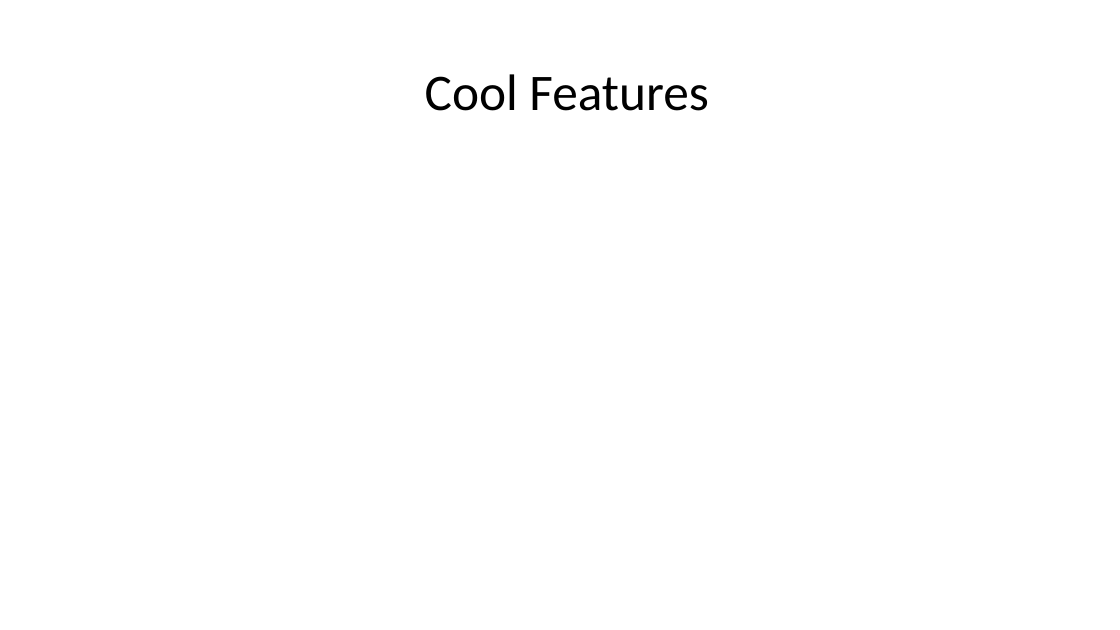
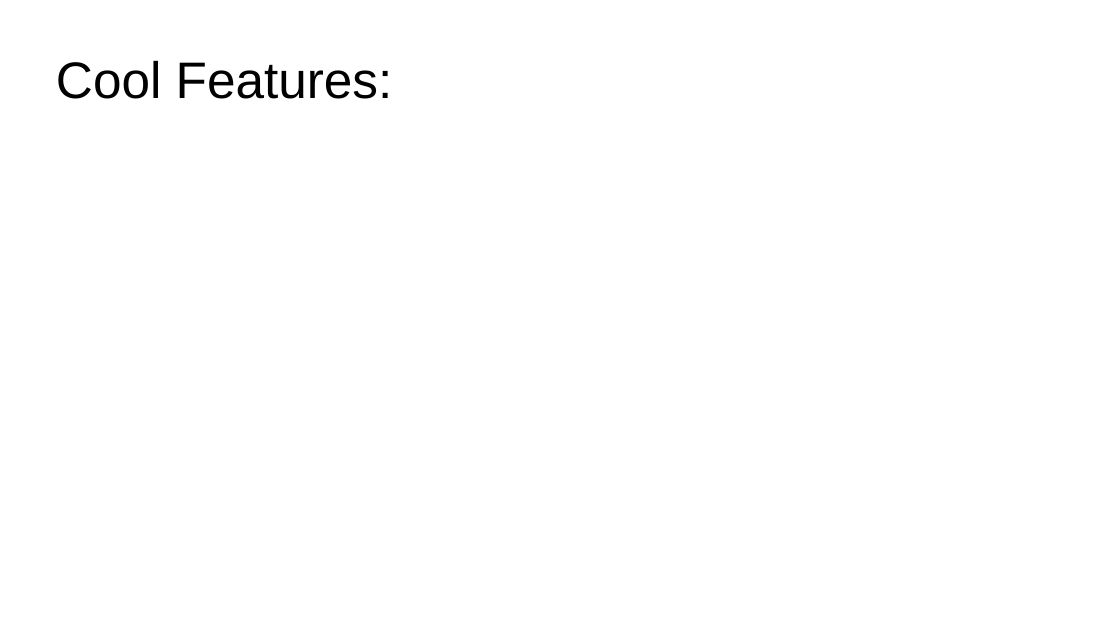
Before and after one commit to mldeanha/Team-4-Project, a slide deck: slide 26 of Project Assets/Team Shi Final Presentation.pptx (slide 27 before the commit). Drawn at 1120x630 pixels with LibreOffice and Linux fonts; fonts in the diff are those of the drawing. Boxes give left, top, right and bottom in pixels: in the first picture for what was removed or moved away, otherwise in the second. Text is boxed around its words. In the diff, an @@ line names an element or a change of style, - is before the commit and + after.

Commit message:
Added more to the presentation

```diff
--- a/Project Assets/Team Shi Final Presentation.pptx
+++ b/Project Assets/Team Shi Final Presentation.pptx
@@ text at (x1=56, y1=60, x2=393, y2=99): text changed; font Calibri to Arial @@
-Cool Features
+Cool Features:
```
Also in this commit, not shown: 6 other slides changed, 8 slides added, 8 slides removed.
